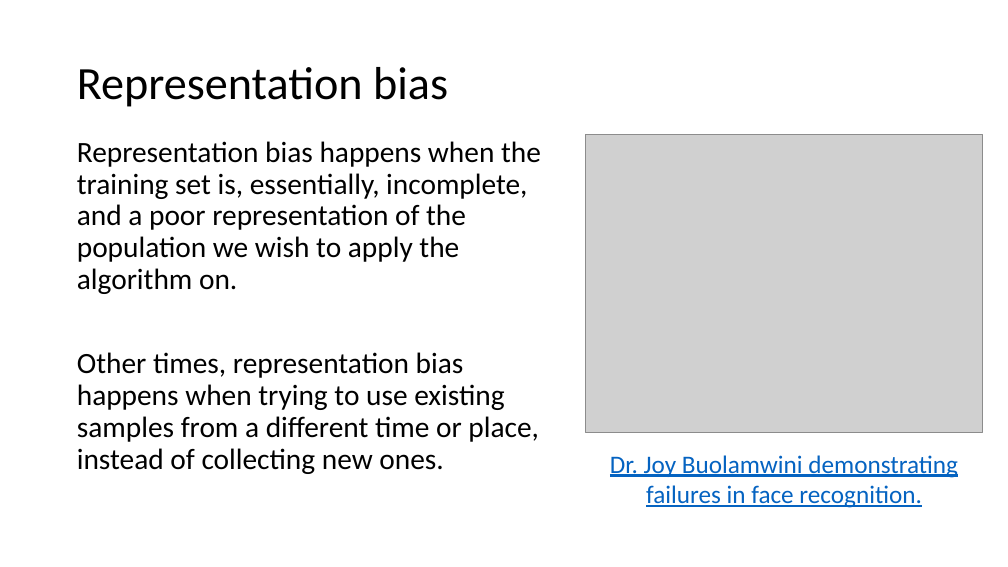
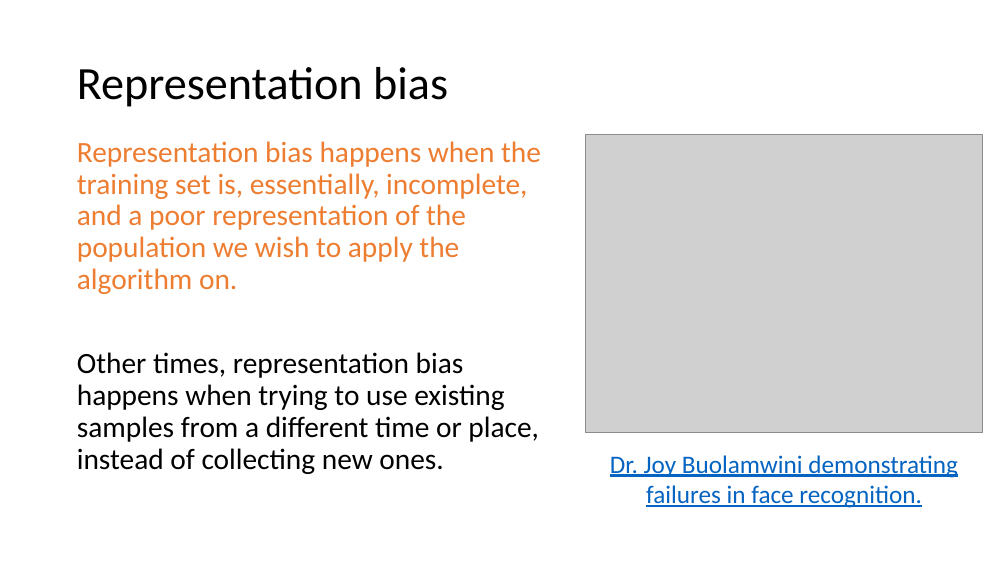
Before and after one commit to UBC-CS/cpsc330-2025W2, a slide deck: slide 12 of lectures/Giulia/23_AIcsCoreFairness.pptx (slide 11 before the commit). Drawn at 1008x567 pixels with LibreOffice and Linux fonts; fonts in the diff are those of the drawing; grey boxes stand for pictures. Boxes give left, top, right and bottom in pixels: in the first picture for what was removed or moved away, otherwise in the second. Text is boxed around its words. In the diff, an @@ line names an element or a change of style, - is before the commit and + after.

```diff
--- a/lectures/Giulia/23_AIcsCoreFairness.pptx
+++ b/lectures/Giulia/23_AIcsCoreFairness.pptx
@@ text at <box>77,141,541,294</box>: text colour #000000 to #ED7D31 in "Representation bias happens when the training set ..." @@
```
Also in this commit, not shown: 6 other slides changed, 1 slide added, 3 other files.
